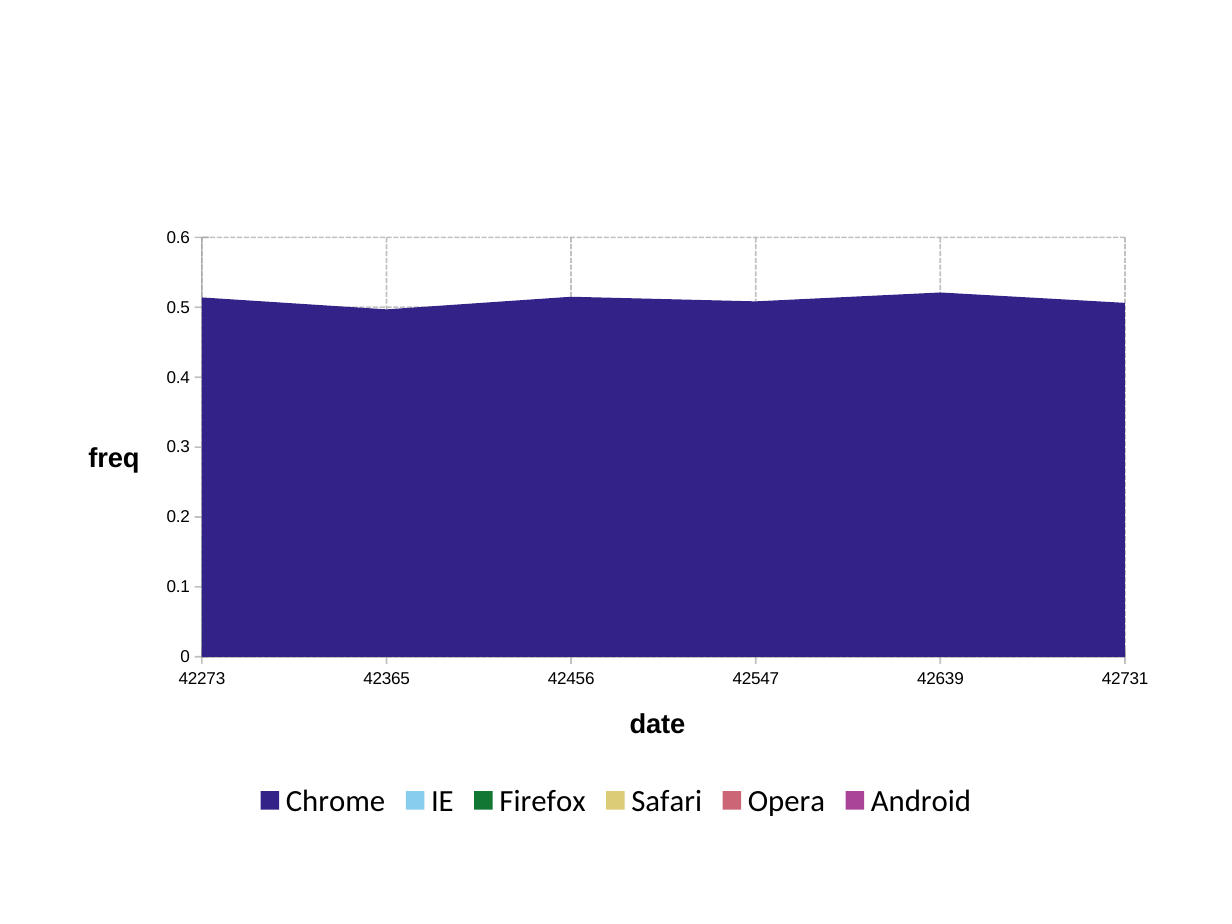
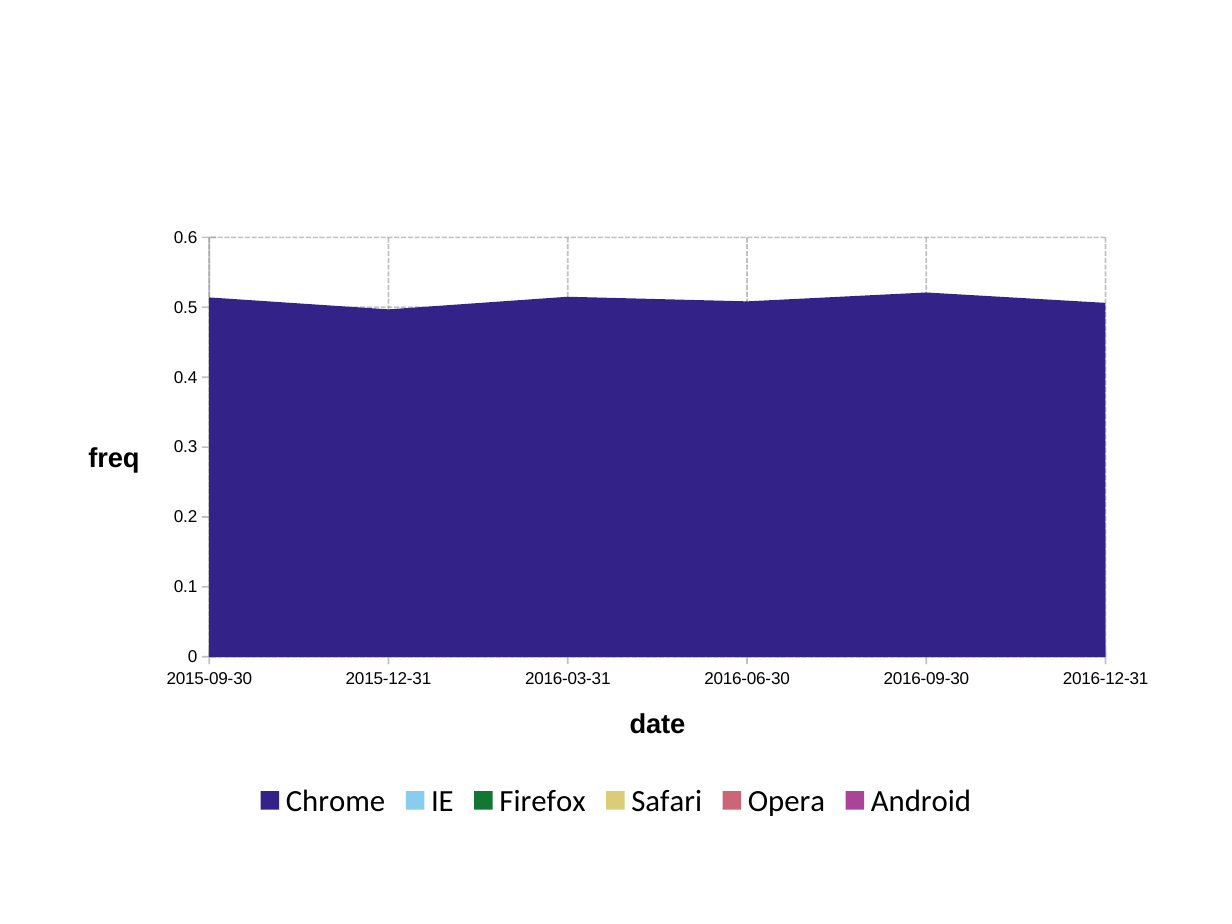
Before and after one commit to ardata-fr/mschart, a slide deck: slide 1 of articles/assets/pptx/gallery_area_02.pptx. Drawn at 1232x924 pixels with LibreOffice and Linux fonts; fonts in the diff are those of the drawing. Boxes give left, top, right and bottom in pixels: in the first picture for what was removed or moved away, otherwise in the second. Text is boxed around its words. In the diff, an @@ line names an element or a change of style, - is before the commit and + after.

```diff
--- a/articles/assets/pptx/gallery_area_02.pptx
+++ b/articles/assets/pptx/gallery_area_02.pptx
@@ area chart at (62,216,1170,825) @@
-categories: 42273, 42365, 42456, 42547, 42639, 42731
+categories: 2015-09-30, 2015-12-31, 2016-03-31, 2016-06-30, 2016-09-30, 2016-12-31
```
Also in this commit, not shown: 40 other files.
